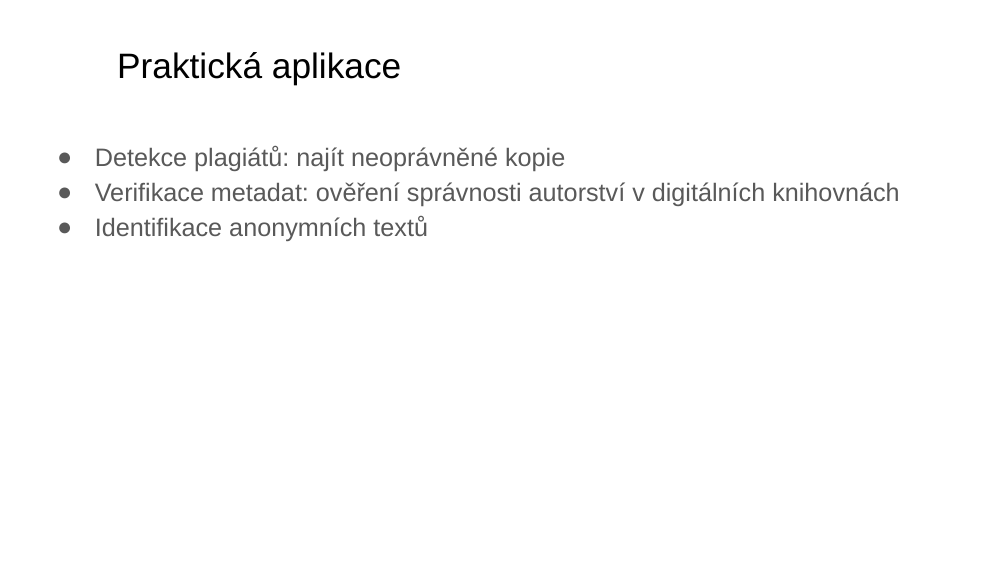
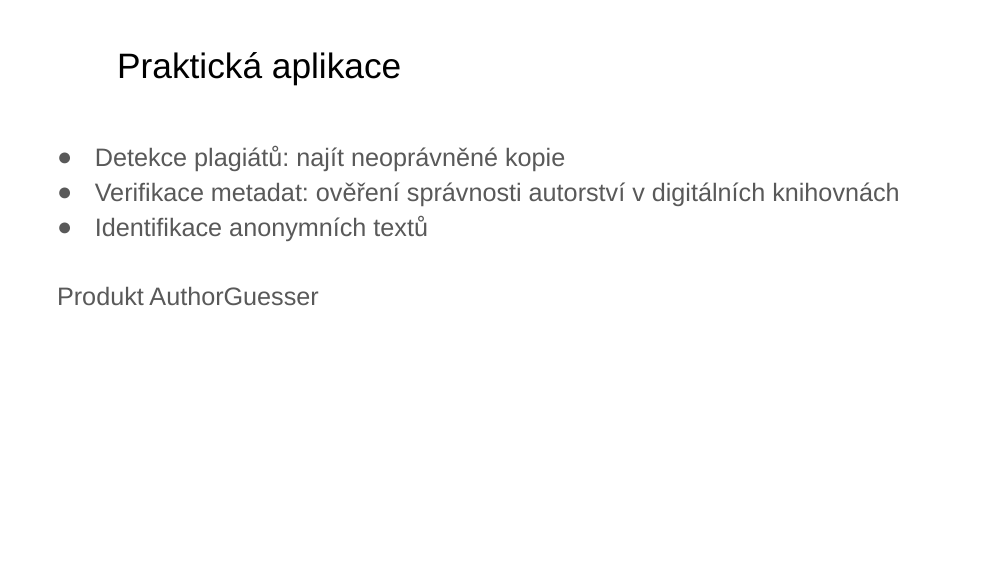
Before and after one commit to pokojaff/petitchat, a slide deck: slide 11 of ftp/akm.pptx (slide 10 before the commit). Drawn at 1008x567 pixels with LibreOffice and Linux fonts; fonts in the diff are those of the drawing; background and template pictures are left out. Boxes give left, top, right and bottom in pixels: in the first picture for what was removed or moved away, otherwise in the second. Text is boxed around its words. In the diff, an @@ line names an element or a change of style, - is before the commit and + after.

```diff
--- a/ftp/akm.pptx
+++ b/ftp/akm.pptx
@@ text at bbox=[57, 286, 318, 305]: paragraph added @@
+Produkt AuthorGuesser
```
Also in this commit, not shown: 3 other slides changed, 1 slide added.
